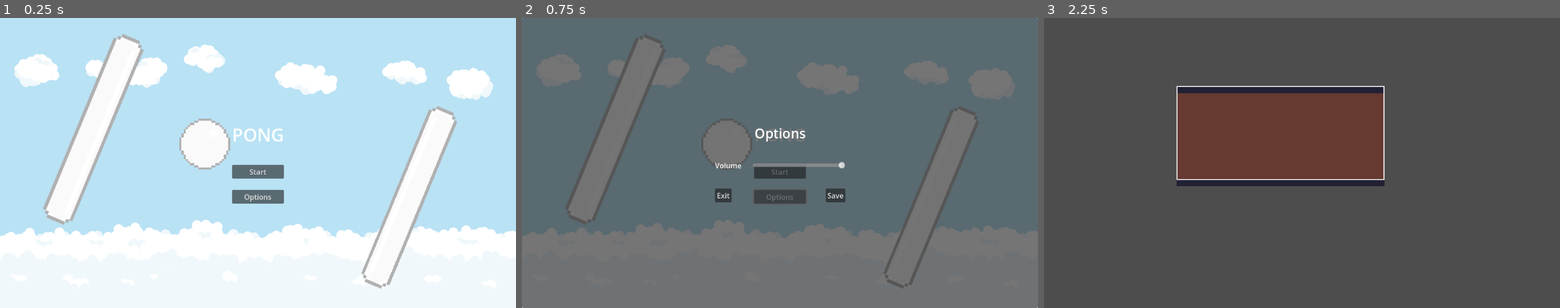
Above: before the commit, frames 1-3 (left to right).
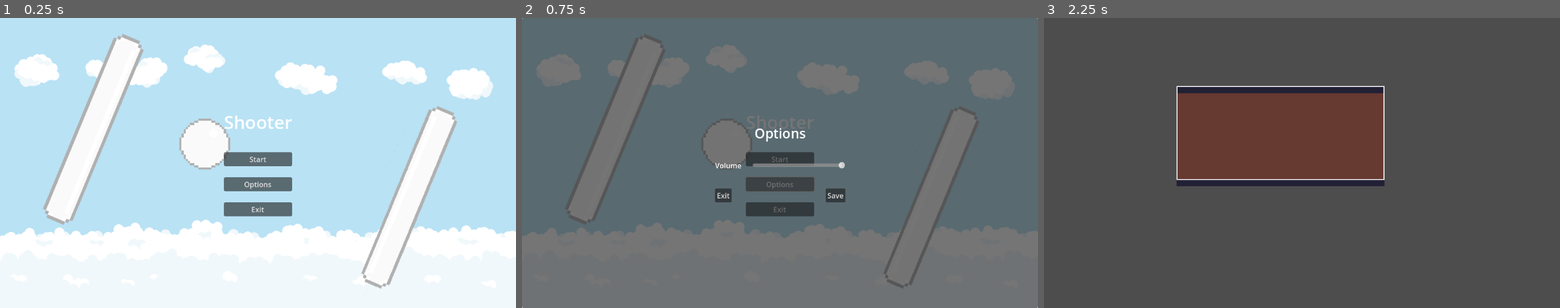
Above: after the commit, the same moments.

Repository: adel-bensalem/shooter
Game: Godot game, scene res://root.tscn
Same seed, same stepped clock (60 frames per second), same inputs: the game is played once before the commit and once after it.
Inputs:
- Up to frame 1 (0.25 s): no input
- Up to frame 2 (0.75 s): click "Options" at 0.5 s
- Up to frame 3 (2.25 s): click "Save" at 1.25 s; click "Start" at 2 s

The runs differ from the first frame. In frame 1, 2.9% of the frame differs, in the area x 43-57%, y 33-69%; in frame 2, 2.5%; in frame 3, nothing differs.

Commit message:
refactor save and add cursor toggle

Diff:
--- a/root.gd
+++ b/root.gd
@@ -3,19 +3,20 @@
 enum GameModes {
 	MainMenu,
 	Game,
-	PauseMenu
 }
 
+@onready var save_file = $SaveFile
+
 var current_game_mode = GameModes.MainMenu
-var loaded_save = {}
 var main_menu = preload("res://scenes/main_menu/main_menu.tscn")
 var game = preload("res://scenes/game/game.tscn")
 var pause_menu = preload("res://scenes/pause_menu/pause_menu.tscn")
 var options_menu = preload("res://scenes/options_menu/options_menu.tscn")
+var target = load("res://target.png")
 var current_game = null
 
 func _ready():
-	load_game()
+	save_file.load_save()
 	start_main_menu()
 
 func _unhandled_key_input(event):
@@ -34,9 +35,11 @@
 	current_game_mode = GameModes.MainMenu
 
 	add_child(current_game)
+	reset_cursor()
 
 	current_game.start.connect(start_game)
 	current_game.open_options.connect(open_options)
+	current_game.exit.connect(exit_game)
 
 func start_game():
 	for child in get_children():
@@ -46,28 +49,13 @@
 	current_game_mode = GameModes.Game
 
 	add_child(current_game)
-
-func load_game():
-	if not FileAccess.file_exists("user://shooter.save"):
-		return
-
-	var save_game = FileAccess.open("user://shooter.save", FileAccess.READ)
-
-	while save_game.get_position() < save_game.get_length():
-		var json_string = save_game.get_line()
-		var json = JSON.new()
-		var parse_result = json.parse(json_string)
-
-		if not parse_result == OK:
-			print("JSON Parse Error: ", json.get_error_message(), " in ", json_string, " at line ", json.get_error_line())
-			continue
-
-		loaded_save = json.get_data()
+	replace_cursor_with_target()
 
 func pause():
 	var pm = pause_menu.instantiate()
 
 	add_child(pm)
+	reset_cursor()
 	get_tree().paused = true
 
 	pm.resume.connect(un_pause)
@@ -81,35 +69,26 @@
 	if !!pm:
 		remove_child(pm)
 
+	replace_cursor_with_target()
 	get_tree().paused = false
 
 func open_options():
 	var options = options_menu.instantiate()
 
-	if loaded_save.has("volume"):
-		options.volume = loaded_save["volume"]
+	options.volume = save_file.get_save_data("volume", 100)
 
 	options.save.connect(save_options)
 	options.exit.connect(exit_options)
 
 	add_child(options)
+	reset_cursor()
 
 func save_options():
 	var options = get_node("OptionsMenu")
-	var save_game = FileAccess.open("user://shooter.save", FileAccess.WRITE)
 
 	if !!options:
-		var save_dict = {}
-
-		save_dict.merge(loaded_save)
-		save_dict.merge({ "volume": options.volume }, true)
-		save_game.store_line(JSON.stringify(save_dict))
-		loaded_save = save_dict
-
+		save_file.save({ "volume": options.volume })
 		remove_child(options)
-
-		if current_game_mode == GameModes.Game:
-			current_game.volume = options.volume
 
 func exit_options():
 	var options = get_node("OptionsMenu")
@@ -117,9 +96,14 @@
 	if !!options:
 		remove_child(options)
 
-
 func save_game():
 	pass
 
 func exit_game():
 	get_tree().quit()
+
+func replace_cursor_with_target():
+	Input.set_custom_mouse_cursor(target)
+
+func reset_cursor():
+	Input.set_custom_mouse_cursor(null)
--- a/root.tscn
+++ b/root.tscn
@@ -1,7 +1,10 @@
-[gd_scene load_steps=2 format=3 uid="uid://cnhx44etga6lv"]
+[gd_scene load_steps=3 format=3 uid="uid://cnhx44etga6lv"]
 
 [ext_resource type="Script" path="res://root.gd" id="1_o8pd6"]
+[ext_resource type="PackedScene" uid="uid://l8x0nf64jbbq" path="res://scenes/save_file/save_file.tscn" id="2_ant1g"]
 
 [node name="Root" type="Node2D"]
 process_mode = 3
 script = ExtResource("1_o8pd6")
+
+[node name="SaveFile" parent="." instance=ExtResource("2_ant1g")]
--- a/scenes/main_menu/main_menu.gd
+++ b/scenes/main_menu/main_menu.gd
@@ -2,16 +2,22 @@
 
 signal start
 signal open_options
+signal exit
 
 @onready var start_button = $Menu/Actions/StartButton
 @onready var options_button = $Menu/Actions/OptionsButton
+@onready var exit_button = $Menu/Actions/ExitButton
 
 func _ready():
 	start_button.pressed.connect(on_start)
 	options_button.pressed.connect(on_open_options)
+	exit_button.pressed.connect(on_exit)
 
 func on_start():
 	start.emit()
 
 func on_open_options():
 	open_options.emit()
+
+func on_exit():
+	exit.emit()
--- a/scenes/main_menu/main_menu.tscn
+++ b/scenes/main_menu/main_menu.tscn
@@ -29,7 +29,7 @@
 [node name="Title" type="Label" parent="Menu"]
 layout_mode = 2
 theme_override_font_sizes/font_size = 40
-text = "PONG"
+text = "Shooter"
 horizontal_alignment = 1
 
 [node name="Actions" type="VBoxContainer" parent="Menu"]
@@ -47,3 +47,7 @@
 size_flags_vertical = 4
 size_flags_stretch_ratio = 0.0
 text = "options"
+
+[node name="ExitButton" type="Button" parent="Menu/Actions"]
+layout_mode = 2
+text = "exit"
--- /dev/null
+++ b/scenes/save_file/save_file.gd
@@ -0,0 +1,45 @@
+extends Node2D
+
+@export var filename: String = "shooter.save":
+	set(name):
+		filename = name
+		location = "user://" + name
+@export var loaded_save = {}
+
+var location = "user://shooter.save"
+
+func load_save():
+	if not FileAccess.file_exists(location):
+		return
+
+	var save_file = FileAccess.open(location, FileAccess.READ)
+
+	while save_file.get_position() < save_file.get_length():
+		var json_string = save_file.get_line()
+		var json = JSON.new()
+		var parse_result = json.parse(json_string)
+
+		if not parse_result == OK:
+			print("JSON Parse Error: ", json.get_error_message(), " in ", json_string, " at line ", json.get_error_line())
+			continue
+
+		loaded_save = json.get_data()
+
+	return loaded_save
+
+func save(data: Dictionary):
+	var save_file = FileAccess.open(location, FileAccess.WRITE)
+	var save_data = {}
+
+	save_data.merge(loaded_save)
+	save_data.merge(data, true)
+	save_file.store_line(JSON.stringify(save_data))
+	loaded_save = save_data
+
+	return save_data
+
+func get_save():
+	return loaded_save
+
+func get_save_data(key: String, default_value):
+	return loaded_save["volume"] if loaded_save.has(key) else default_value
--- /dev/null
+++ b/scenes/save_file/save_file.tscn
@@ -0,0 +1,6 @@
+[gd_scene load_steps=2 format=3 uid="uid://l8x0nf64jbbq"]
+
+[ext_resource type="Script" path="res://scenes/save_file/save_file.gd" id="1_h6g6x"]
+
+[node name="SaveFile" type="Node2D"]
+script = ExtResource("1_h6g6x")
Binary file added: target.png
Not shown, added: target.png.import
